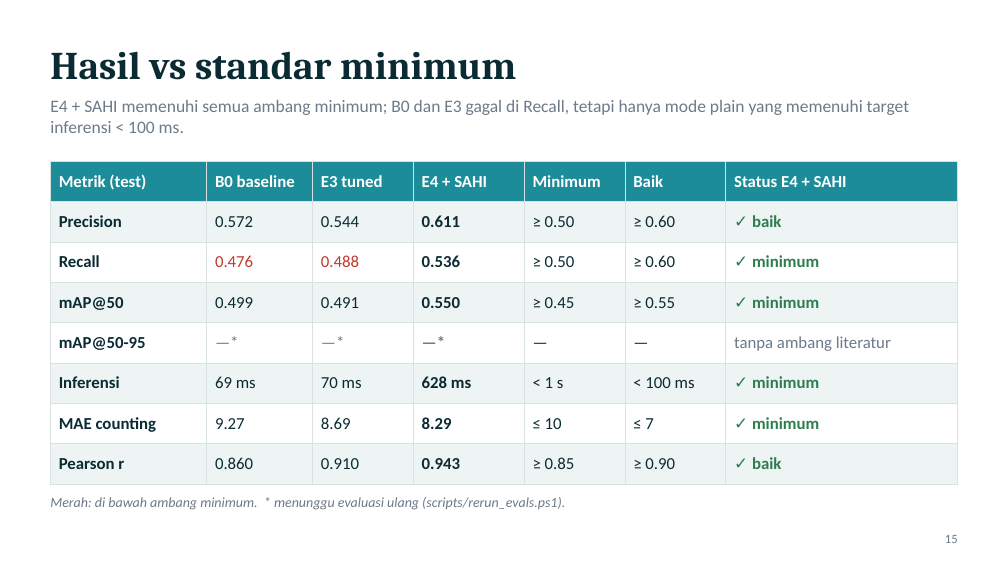
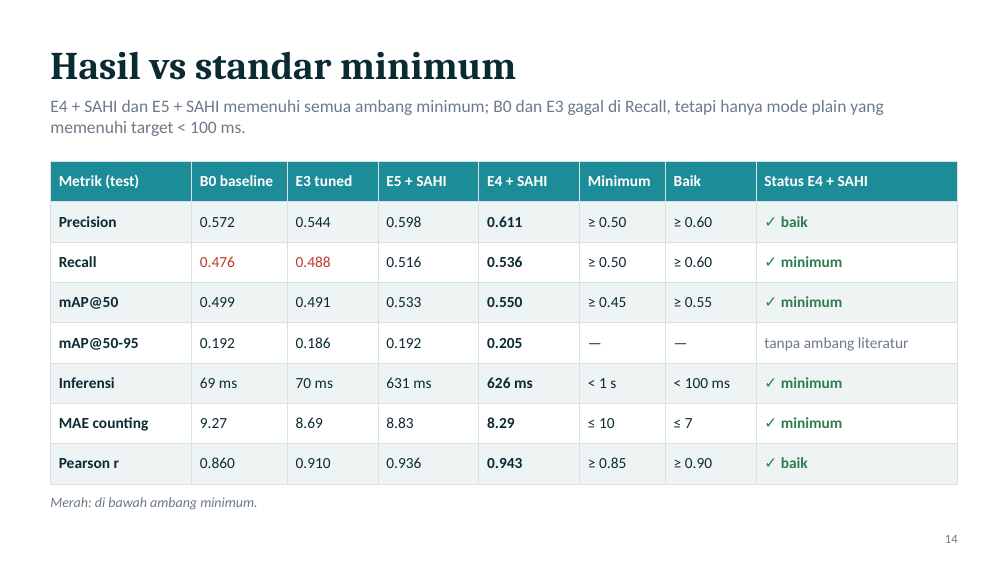
Before and after one commit to bintangprajudha/acnevision, a slide deck: slide 14 of presentasi/AcneVision_Presentasi.pptx (slide 15 before the commit). Drawn at 1008x567 pixels with LibreOffice and Linux fonts; fonts in the diff are those of the drawing. Boxes give left, top, right and bottom in pixels: in the first picture for what was removed or moved away, otherwise in the second. Text is boxed around its words. In the diff, an @@ line names an element or a change of style, - is before the commit and + after.

```diff
--- a/presentasi/AcneVision_Presentasi.pptx
+++ b/presentasi/AcneVision_Presentasi.pptx
@@ text at <box>50,100,883,136</box>: text changed @@
-E4 + SAHI memenuhi semua ambang minimum; B0 dan E3 gagal di Recall, tetapi hanya mode plain yang memenuhi target inferensi < 100 ms.
+E4 + SAHI dan E5 + SAHI memenuhi semua ambang minimum; B0 dan E3 gagal di Recall, tetapi hanya mode plain yang memenuhi target < 100 ms.
@@ table at <box>50,161,958,484</box> @@
-column 2: B0 baseline | 0.572 | 0.476 | 0.499 | —* | 69 ms | 9.27 | 0.860
-column 3: E3 tuned | 0.544 | 0.488 | 0.491 | —* | 70 ms | 8.69 | 0.910
-column 4: E4 + SAHI | 0.611 | 0.536 | 0.550 | —* | 628 ms | 8.29 | 0.943
+column 2: B0 baseline | 0.572 | 0.476 | 0.499 | 0.192 | 69 ms | 9.27 | 0.860
+column 3: E3 tuned | 0.544 | 0.488 | 0.491 | 0.186 | 70 ms | 8.69 | 0.910
+column 4: E5 + SAHI | 0.598 | 0.516 | 0.533 | 0.192 | 631 ms | 8.83 | 0.936
+column 5: E4 + SAHI | 0.611 | 0.536 | 0.550 | 0.205 | 626 ms | 8.29 | 0.943
@@ text at <box>50,497,257,510</box>: text changed @@
-Merah: di bawah ambang minimum. * menunggu evaluasi ulang (scripts/rerun_evals.ps1).
+Merah: di bawah ambang minimum.
@@ page number at <box>945,535,958,543</box>: text changed @@
-15
+14
```
Also in this commit, not shown: 13 other slides changed, 25 other files.
